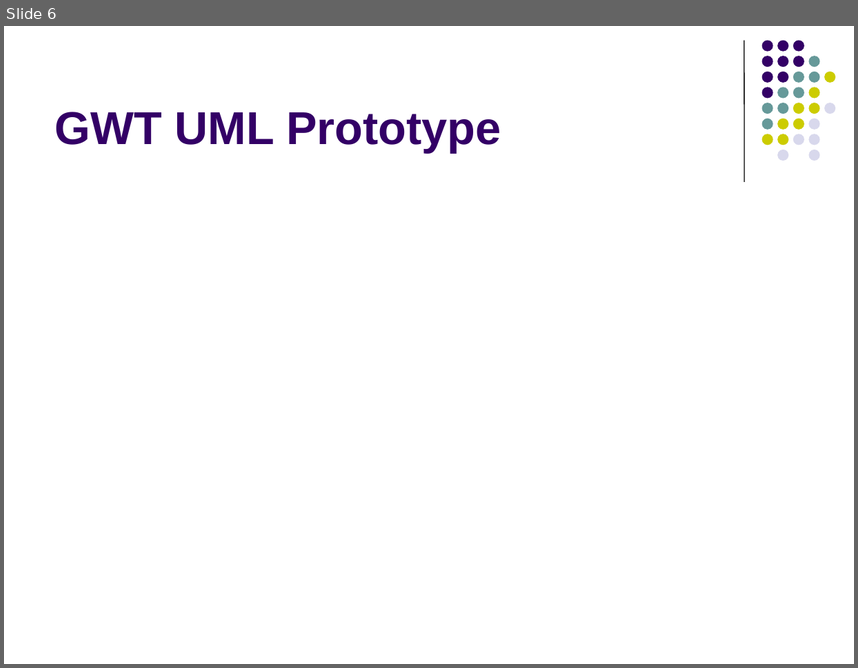
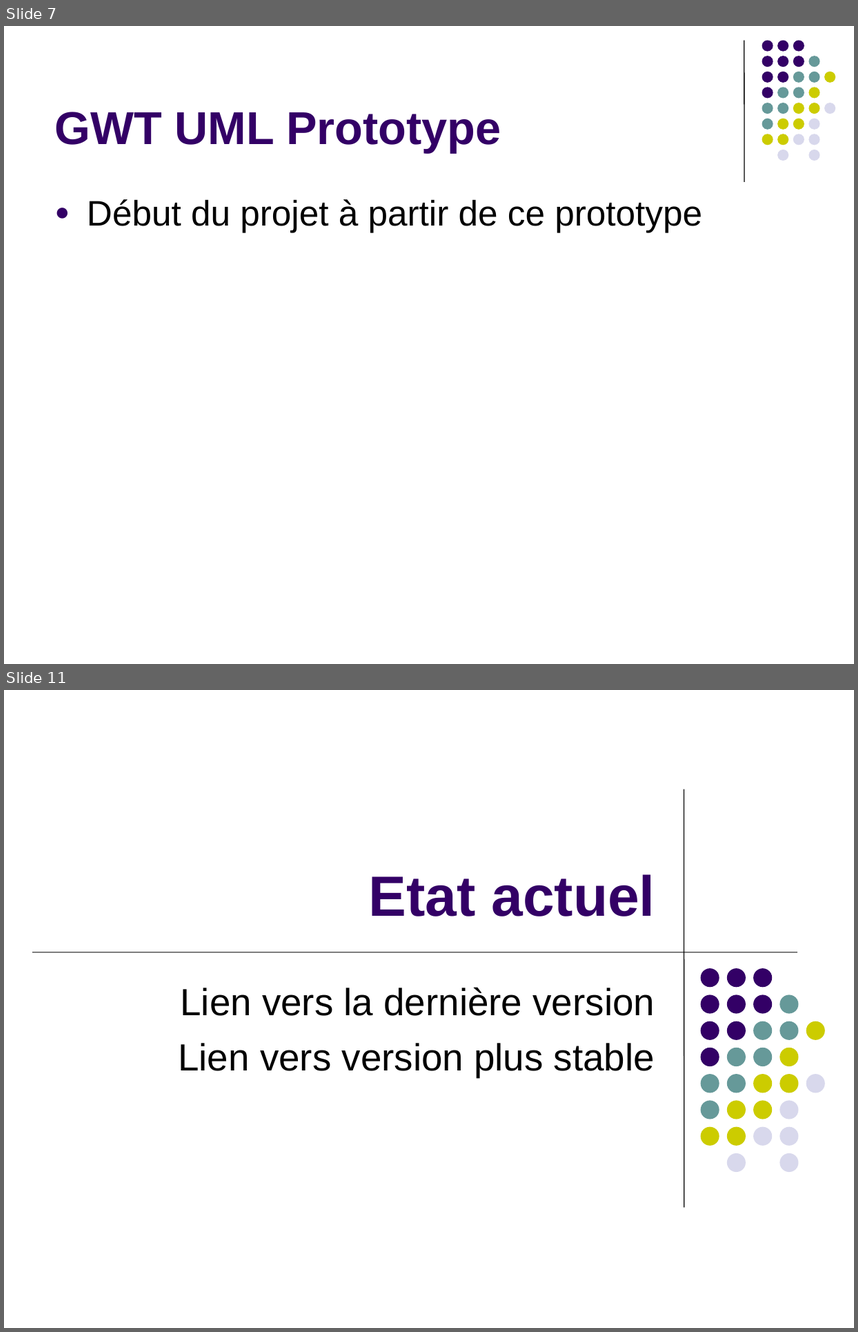
Before and after one commit to raphaelbrugier/gwtuml, a slide deck: wiki/PresentationSoutenanceMiParcours.ppt. Shown one above the other, each under a label of ours: slide 6 before the commit, slides 7 and 11 after it; the slides between them are not shown. The pictures are 858x668 and 858x1332 pixels, drawn with LibreOffice and Linux fonts; fonts in the diff are those of the drawing. Boxes give left, top, right and bottom in pixels: in the first picture for what was removed or moved away, otherwise in the second. Text is boxed around its words. In the diff, an @@ line names an element or a change of style, - is before the commit and + after.

```diff
--- a/wiki/PresentationSoutenanceMiParcours.ppt
+++ b/wiki/PresentationSoutenanceMiParcours.ppt
@@ slide 11 added at [4, 690, 854, 1328], background #FFFFFF @@
@@ line added from (684, 789) to (684, 1207), #000000 0.74 pt @@
@@ title added at [369, 874, 655, 916], 48 pt, text #330066, bold @@
+Etat actuel
@@ line added from (32, 952) to (797, 952), #000000 0.51 pt @@
@@ subtitle added at [178, 987, 655, 1077], 32 pt, text #000000 @@
+Lien vers la dernière version
+Lien vers version plus stable
@@ group added at [700, 968, 825, 1172]: 31 ellipses @@
@@ what was slide 6 is now slide 7 @@
@@ slide 7 changed as well @@
@@ text added at [87, 199, 702, 232], 30 pt, text #000000 @@
+● Début du projet à partir de ce prototype
```
Also in this commit, not shown: 1 other slide changed, 12 other slides added, 7 slides removed, 1 other file.
